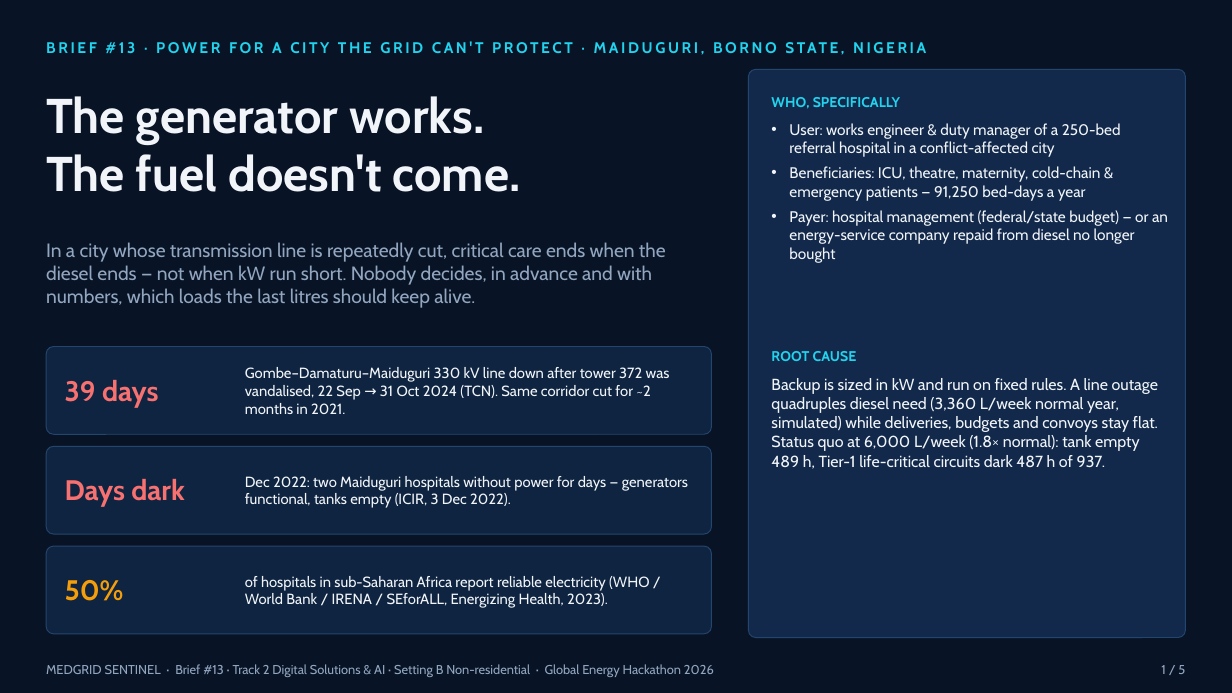
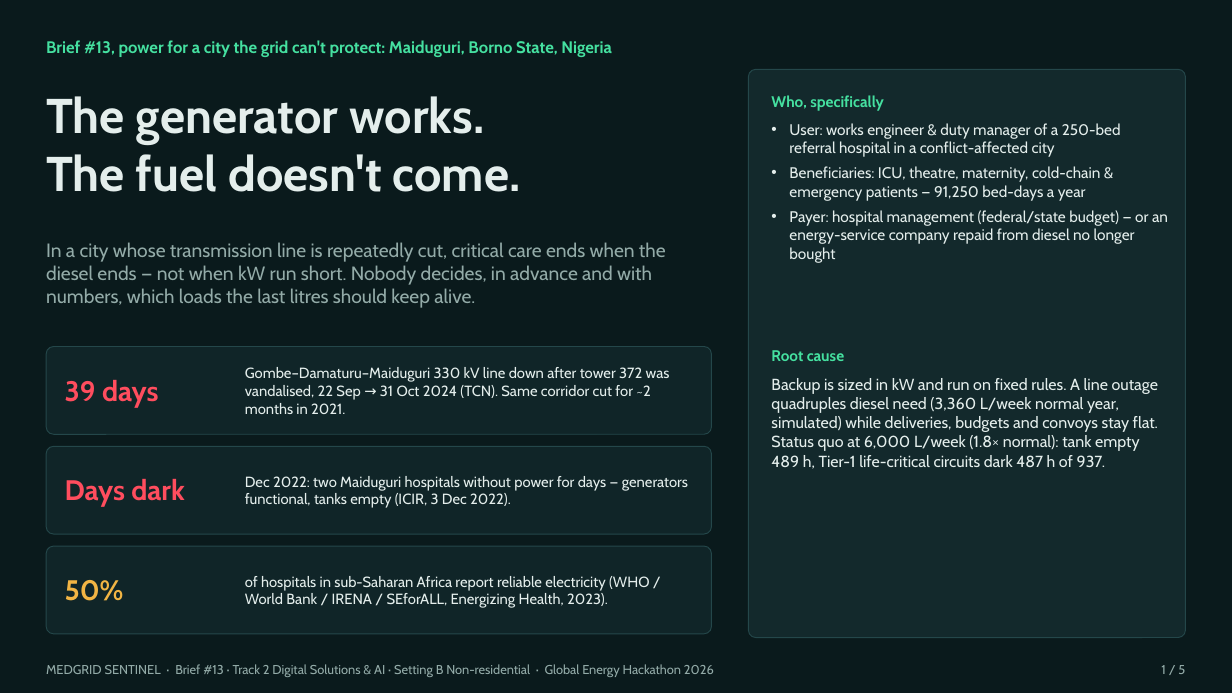
Before and after one commit to Jae3y/medgrid-sentinel, a slide deck: slide 1 of submission/MedGrid_Sentinel_Pitch_Deck.pptx. Drawn at 1232x693 pixels with LibreOffice and Linux fonts; fonts in the diff are those of the drawing. Boxes give left, top, right and bottom in pixels: in the first picture for what was removed or moved away, otherwise in the second. Text is boxed around its words. In the diff, an @@ line names an element or a change of style, - is before the commit and + after.

```diff
--- a/submission/MedGrid_Sentinel_Pitch_Deck.pptx
+++ b/submission/MedGrid_Sentinel_Pitch_Deck.pptx
@@ background #081426 to #0A1A1C @@
@@ text at (46,40,611,57): text changed; size 12 to 13 pt; text colour #22D3EE to #45E0A0 @@
-BRIEF #13 · POWER FOR A CITY THE GRID CAN'T PROTECT · MAIDUGURI, BORNO STATE, NIGERIA
+Brief #13, power for a city the grid can't protect: Maiduguri, Borno State, Nigeria
@@ rounded rectangle at (749,69,1186,638): fill #12294B to #13292C; outline #24466E 0.75 pt to #24474A 0.75 pt @@
@@ text at (771,95,884,111): text changed; size 11 to 12 pt; text colour #22D3EE to #45E0A0 @@
-WHO, SPECIFICALLY
+Who, specifically
@@ text colour #93A6BF to #93ABA8 in 3 elements at (46,664,714,677), (1161,665,1185,674), (46,242,666,308) @@
@@ text "39 days" at (65,380,158,407): text colour #F87171 to #FF4D5E @@
@@ text at (771,350,844,361): text changed; size 11 to 12 pt; text colour #22D3EE to #45E0A0 @@
-ROOT CAUSE
+Root cause
@@ text colour #F1F5F9 to #E4EEEC in 5 elements at (245,367,670,414), (245,476,688,508), (245,576,650,608), (789,123,1168,263), (771,378,1158,469) @@
@@ text "Days dark" at (65,479,184,507): text colour #F87171 to #FF4D5E @@
@@ fill #0F2440 to #102528; outline #24466E 0.75 pt to #24474A 0.75 pt in 3 elements at (46,347,712,434), (46,446,712,534), (46,546,712,634) @@
@@ text "50%" at (65,580,124,601): text colour #F59E0B to #F2B544 @@
```
Also in this commit, not shown: 4 other slides changed, 13 other files.
